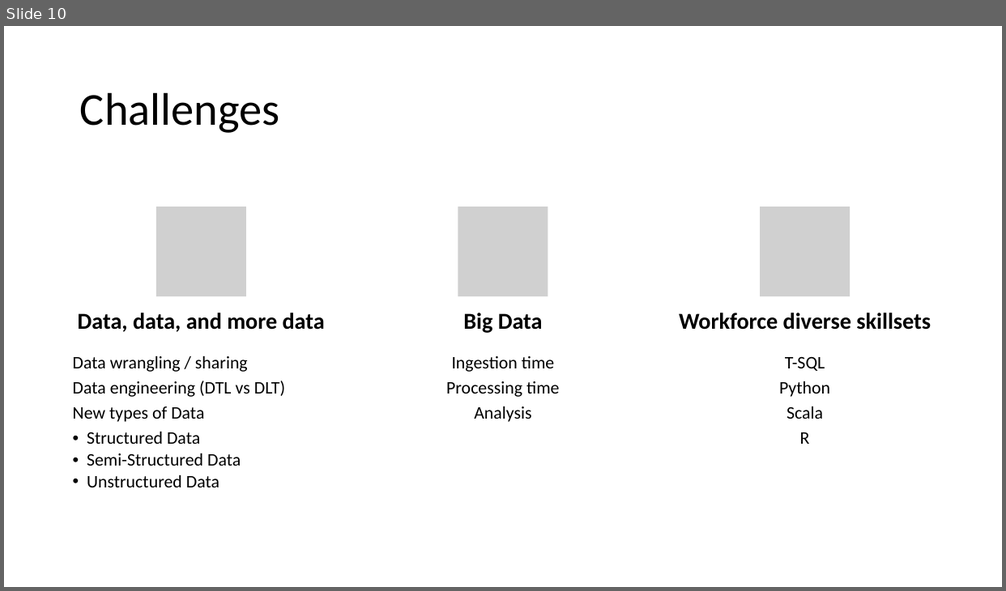
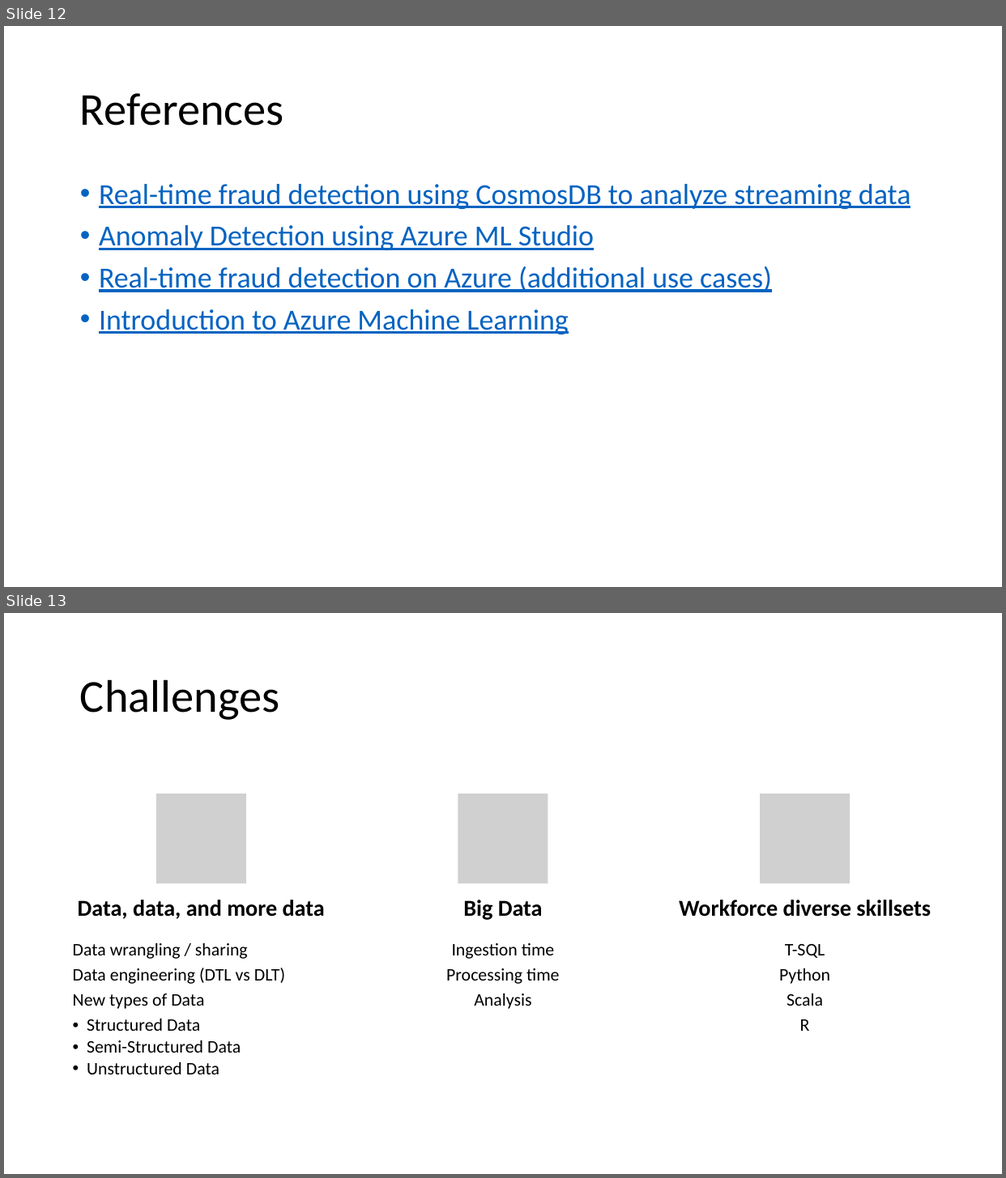
Before and after one commit to juliansoh/Databricks-Financial-Fraud, a slide deck: slides/Presentation for Auditors.pptx. Shown one above the other, each under a label of ours: slide 10 before the commit, slides 12 and 13 after it. The pictures are 1006x591 and 1006x1178 pixels, drawn with LibreOffice and Linux fonts; fonts in the diff are those of the drawing; grey boxes stand for pictures. Boxes give left, top, right and bottom in pixels: in the first picture for what was removed or moved away, otherwise in the second. Text is boxed around its words. In the diff, an @@ line names an element or a change of style, - is before the commit and + after.

```diff
--- a/slides/Presentation for Auditors.pptx
+++ b/slides/Presentation for Auditors.pptx
@@ slide 12 added at (x1=4, y1=26, x2=1002, y2=587), background #FFFFFF @@
@@ title added at (x1=80, y1=93, x2=284, y2=126), 44 pt, text #000000 @@
+References
@@ text added at (x1=99, y1=184, x2=911, y2=335), 28 pt, text #0563C1, underline @@
+• Real-time fraud detection using CosmosDB to analyze streaming data
+• Anomaly Detection using Azure ML Studio
+• Real-time fraud detection on Azure (additional use cases)
+• Introduction to Azure Machine Learning
@@ what was slide 10 is now slide 13 @@
```
Also in this commit, not shown: 1 slide changed, 2 other slides added.
